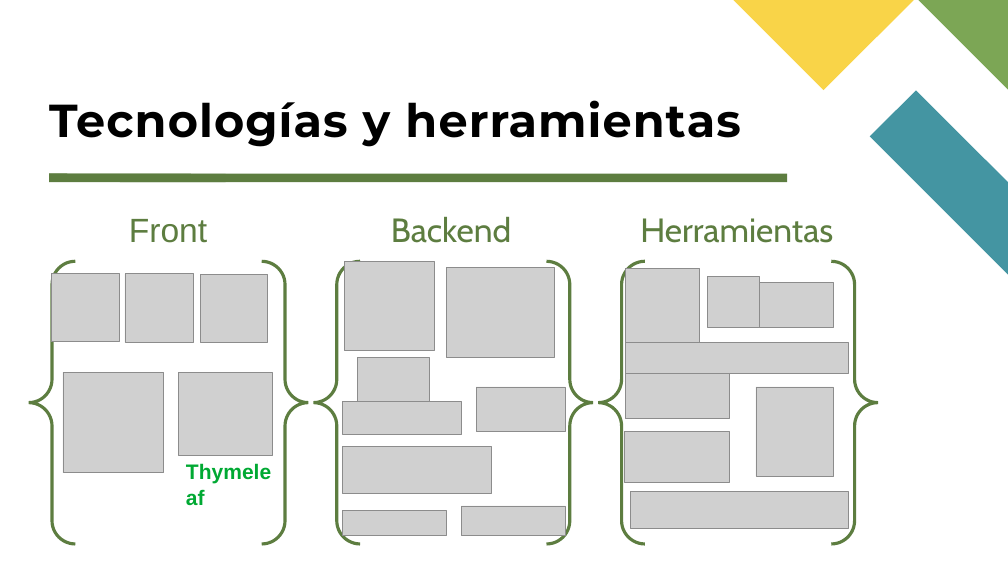
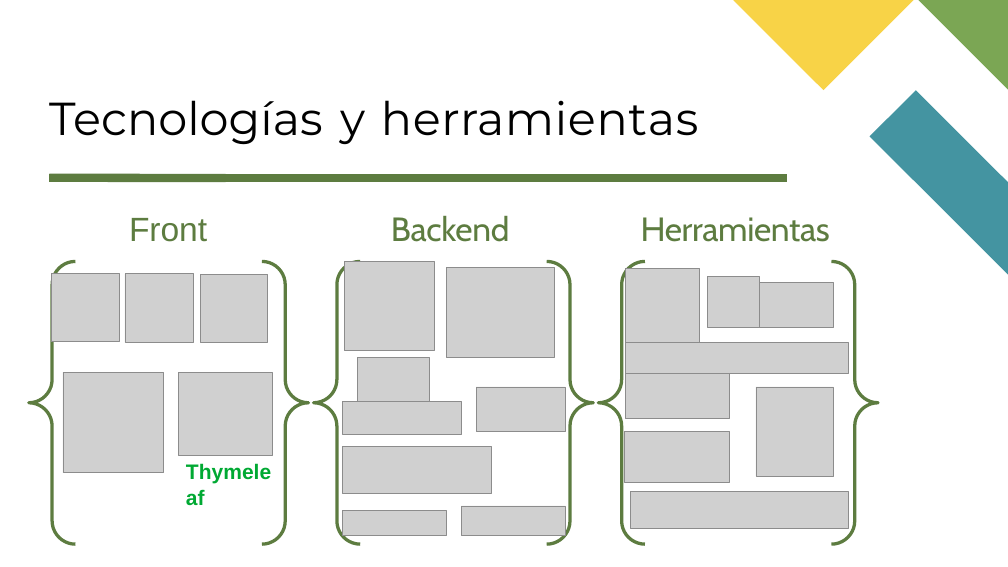
Before and after one commit to True1Santony/xcrm, a slide deck: slide 3 of doc/defensa/presentación.pptx. Drawn at 1008x567 pixels with LibreOffice and Linux fonts; fonts in the diff are those of the drawing; grey boxes stand for pictures. Boxes give left, top, right and bottom in pixels: in the first picture for what was removed or moved away, otherwise in the second. Text is boxed around its words. In the diff, an @@ line names an element or a change of style, - is before the commit and + after.

```diff
--- a/doc/defensa/presentación.pptx
+++ b/doc/defensa/presentación.pptx
@@ title "Tecnologías y herramientas" at [49,100,699,145]: letter spacing 1 to 0 pt in "Tecnologías y"; letter spacing 1 to 0.7 pt in "herramientas"; bold off; indent changed; line spacing 0.8 to 1; vertical alignment bottom to top @@
@@ text "Backend" at [391,216,510,242]: text colour #5D7D40 to #5D7C40, letter spacing 0 to -0.3 pt; indent changed @@
@@ text "Herramientas" at [641,217,830,242]: text colour #5D7D40 to #5D7C40, letter spacing 0 to -0.3 pt; indent changed @@
@@ freeform shape added at [314,262,645,544], outline #5D7C40 3.12 pt @@
@@ brace pair removed at [598,262,878,544] @@
```
Also in this commit, not shown: 5 other slides changed, 1 slide added, 1 slide removed, 1 other file.
